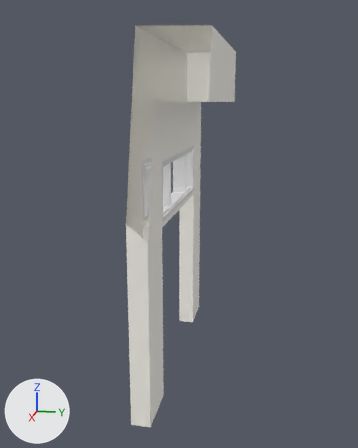
The FBX model Assets/Asset Afta/3D/Enviroment/Sekolah/ExportPropsFBX/SekolahNew/PintuSekolah.fbx as it was, and as the next commit left it.
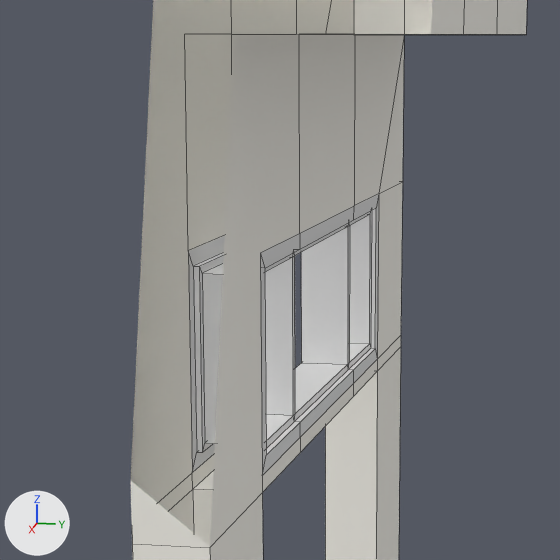
Each version appears first whole from a camera (50 mm lens) standing at (7.44, 1.28, 4.12) and looking at (0.05, -0.2, 2.27), and next in a close-up on the part from 25% to 68% of the width and 21% to 55% of the height. Every picture has the same lights, and +X, +Y and +Z are marked at lower left. The first two pictures are the older version. The close-ups show mesh edges as thin lines. Everything nearer to the camera than a plane just in front of the edit is cut away.

Names of what the first close-up shows: 'PintuSekolah'.
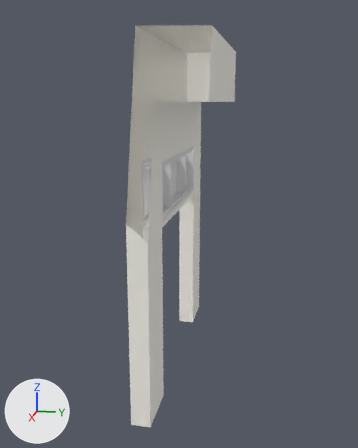
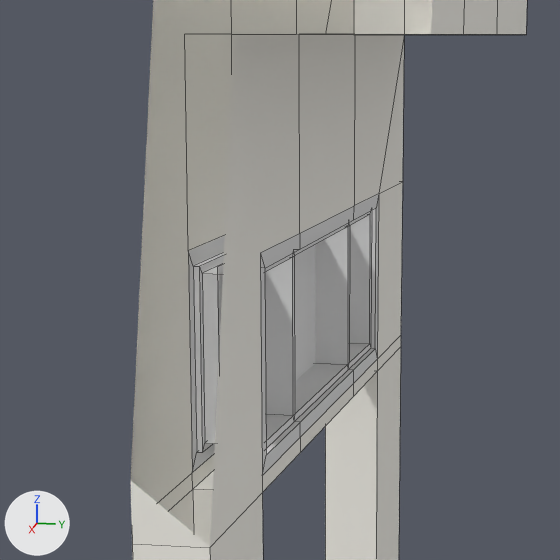
Where the change shows, as pixel boxes (x1, y1, x2, y2) in the close-ups (560 x 560 px):
```json
{"object": "GordenPintu", "change": "added", "after": [217, 245, 315, 381]}
```

The change, as JSON lines over the scene's bpy script:
```json
{"op": "add", "block": "me_scene_064", "code": ["me_scene_064 = bpy.data.meshes.new('Scene.064')", "me_scene_064.from_pydata([(1.15, -0.2, 3.31), (1.15, -0.2, 2.63), (-1.23, -0.2, 2.63), (-1.23, -0.2, 3.31)], [], [(1, 0, 3, 2)])", "me_scene_064.materials.append(mat_propssekolah)  # its picture is missing"]}
{"op": "add", "block": "ob_gordenpintu", "code": ["ob_gordenpintu = bpy.data.objects.new('GordenPintu', me_scene_064)", "ob_gordenpintu.location = (0.0, -0.174, 0.0)"]}
```
